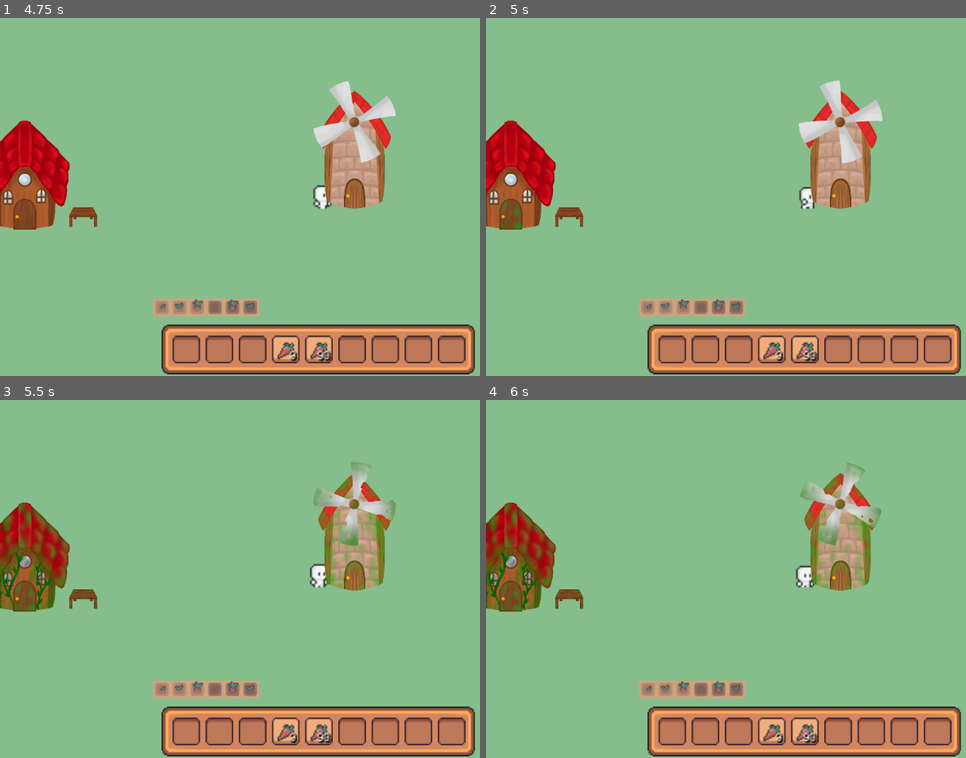
Above: before the commit, frames 1-4 (two rows, left to right).
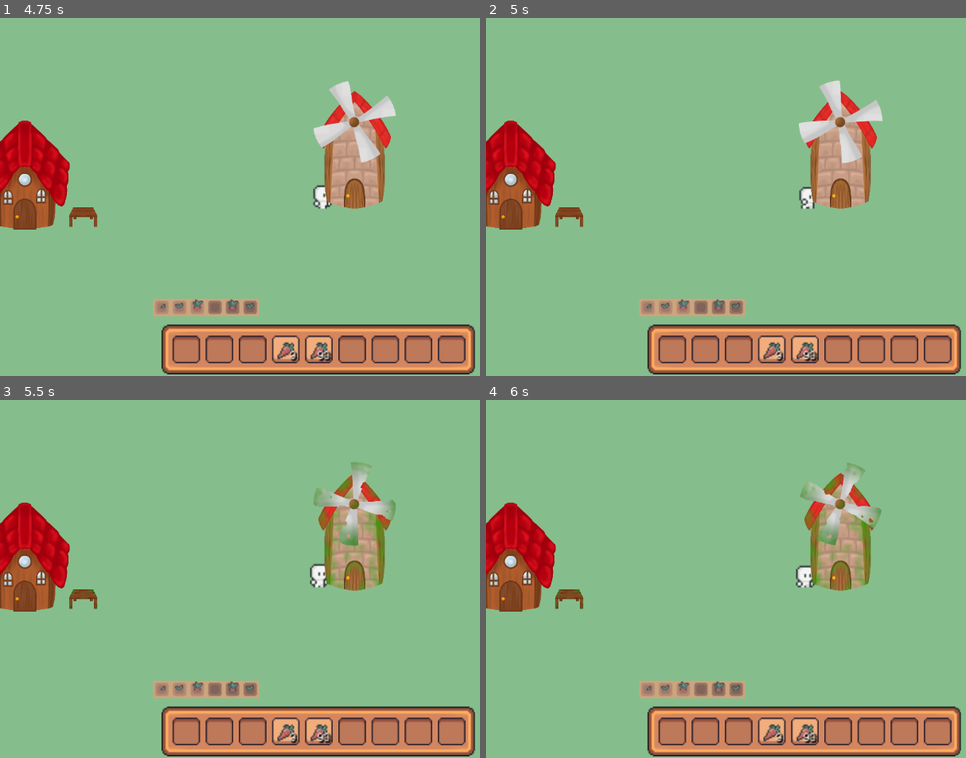
Above: after the commit, the same moments.

Repository: LaClimSx/Back-to-the-roots
Game: Godot game, scene res://Scenes/world.tscn
Two runs of this game, one before a commit and one after it. Both use one fixed random seed, a clock stepped at 60 frames per second and the inputs below.
Inputs (mouse positions are in pixels of both pictures, inside the frame that each line leads up to):
- Up to frame 1 (4.75 s): click (187, 350) at 0.5 s; click (220, 350) at 1.25 s; click (249, 350) at 2 s; click (283, 350) at 2.75 s; click (316, 350) at 3.5 s; move the mouse to (460, 179) at 4.27 s; hold Right (move_right) from 4.28 s (still down); hold Space (Interact) from 4.28 s (still down); tap R (Repair, bound only after the commit) at 4.55 s
- Up to frame 2 (5 s): keep holding Right (move_right); keep holding Space (Interact)
- Up to frame 3 (5.5 s): release Right (move_right) at 5 s; release Space (Interact) at 5 s; click (350, 732) at 5 s
- Up to frame 4 (6 s): click (870, 732) at 5.75 s

Frame 1 is identical in both runs. In frame 2, 0.1% of the frame differs, in the area x 2-8%, y 50-60%; in frame 3, 2.3%, in the area x 0-15%, y 28-60%; in frame 4, 2.3%.

Commit message:
debut interraction maison

Diff:
--- a/Scenes/house.tscn
+++ b/Scenes/house.tscn
@@ -1,10 +1,12 @@
-[gd_scene load_steps=10 format=3 uid="uid://dcouvu2n0fdiq"]
+[gd_scene load_steps=13 format=3 uid="uid://dcouvu2n0fdiq"]
 
 [ext_resource type="Texture2D" uid="uid://b6bqlyip7nsd8" path="res://Assets/Bâtiments/maison/Sans titre 41_20241016202109.png" id="1_e0h1k"]
 [ext_resource type="Script" path="res://Scripts/house.gd" id="1_gxx45"]
 [ext_resource type="PackedScene" uid="uid://v4ai3tyrasyh" path="res://Scenes/door.tscn" id="2_0qhl0"]
 [ext_resource type="Texture2D" uid="uid://dnuuo5g7tyrln" path="res://Assets/Bâtiments/maison/Sans titre 41_20241017180302.png" id="2_gfn0t"]
 [ext_resource type="Texture2D" uid="uid://qgmtrlnfdg" path="res://Assets/Bâtiments/maison/Sans titre 41_20241016203329.png" id="3_t8287"]
+[ext_resource type="PackedScene" uid="uid://ljyyhfin2fwg" path="res://Scenes/interract_label.tscn" id="6_4nr27"]
+[ext_resource type="PackedScene" uid="uid://duq7v03be7qs2" path="res://Scenes/repair_label.tscn" id="7_gmsw4"]
 
 [sub_resource type="AtlasTexture" id="AtlasTexture_iu676"]
 atlas = ExtResource("1_e0h1k")
@@ -45,6 +47,10 @@
 "speed": 5.0
 }]
 
+[sub_resource type="CapsuleShape2D" id="CapsuleShape2D_jtlgr"]
+radius = 173.333
+height = 346.667
+
 [node name="House" type="StaticBody2D"]
 scale = Vector2(0.15, 0.15)
 script = ExtResource("1_gxx45")
@@ -62,5 +68,32 @@
 [node name="Door" parent="." instance=ExtResource("2_0qhl0")]
 position = Vector2(26.6667, 246.667)
 
+[node name="Area2D" type="Area2D" parent="."]
+
+[node name="CollisionShape2D" type="CollisionShape2D" parent="Area2D"]
+position = Vector2(6.66667, 306.667)
+shape = SubResource("CapsuleShape2D_jtlgr")
+
+[node name="Interract Label" parent="." instance=ExtResource("6_4nr27")]
+offset_left = -246.667
+offset_top = -413.333
+offset_right = 242.333
+offset_bottom = -333.333
+theme_override_font_sizes/font_size = 40
+horizontal_alignment = 1
+vertical_alignment = 1
+structured_text_bidi_override_options = [null]
+
+[node name="Repair label" parent="." instance=ExtResource("7_gmsw4")]
+offset_left = -246.667
+offset_top = -446.667
+offset_right = 240.333
+offset_bottom = -391.667
+theme_override_font_sizes/font_size = 40
+horizontal_alignment = 1
+vertical_alignment = 1
+
 [connection signal="actual_health" from="." to="Door" method="_on_house_actual_health"]
 [connection signal="s_max_health" from="." to="Door" method="_on_house_s_max_health"]
+[connection signal="body_entered" from="Area2D" to="." method="_on_area_2d_body_entered"]
+[connection signal="body_exited" from="Area2D" to="." method="_on_area_2d_body_exited"]
--- /dev/null
+++ b/Scenes/interract_label.tscn
@@ -0,0 +1,6 @@
+[gd_scene format=3 uid="uid://ljyyhfin2fwg"]
+
+[node name="Interract Label" type="Label"]
+offset_right = 40.0
+offset_bottom = 23.0
+text = "Press \"space\" to interract"
--- /dev/null
+++ b/Scenes/repair_label.tscn
@@ -0,0 +1,6 @@
+[gd_scene format=3 uid="uid://duq7v03be7qs2"]
+
+[node name="Repair label" type="Label"]
+offset_right = 40.0
+offset_bottom = 23.0
+text = "Press R to repair"
--- a/Scripts/house.gd
+++ b/Scripts/house.gd
@@ -4,7 +4,7 @@
 signal s_max_health(mh: int)
 
 @export var max_health = 5000
-@export var loss_health_by_tic = 500
+@export var loss_health_by_tic = 10
 var health = max_health
 
 # Called when the node enters the scene tree for the first time.
@@ -12,6 +12,8 @@
 	emit_signal("s_max_health", max_health)
 	health = max_health
 	emit_signal("actual_health", health)
+	$"Interract Label".hide()
+	$"Repair label".hide()
 
 
 
@@ -21,6 +23,7 @@
 		$AnimatedSprite2D.play("maison_bon")
 	elif(health==0):
 		$AnimatedSprite2D.play("maison_cassé")
+		$"Interract Label".hide()
 	else:
 		$AnimatedSprite2D.play("maison_abimé")
 
@@ -28,3 +31,26 @@
 	health -= loss_health_by_tic
 	health = clamp(health, 0, max_health)
 	emit_signal("actual_health", health)
+
+
+
+func _on_area_2d_body_entered(body: Node2D) -> void:
+	if body.name == "Player" && health>0: #& tiens pas le marteau
+		$"Interract Label".show()
+		$"Repair label".show()
+		if Input.is_action_pressed("Interact"):
+			print("interractionnnn")
+		elif Input.is_action_pressed("Repair"):
+			print("repairrrr")
+	#elif body.name == "Player": #& tiens marteau
+	#	$"Repair label".show()
+		elif Input.is_action_pressed("Repair"):
+			print("repairrrr")
+
+
+
+
+
+func _on_area_2d_body_exited(body: Node2D) -> void:
+	$"Interract Label".hide()
+	$"Repair label".hide()
--- a/project.godot
+++ b/project.godot
@@ -71,6 +71,11 @@
 "events": [Object(InputEventKey,"resource_local_to_scene":false,"resource_name":"","device":-1,"window_id":0,"alt_press …(191 unchanged characters)…
 ]
 }
+Repair={
+"deadzone": 0.5,
+"events": [Object(InputEventKey,"resource_local_to_scene":false,"resource_name":"","device":-1,"window_id":0,"alt_pressed":false,"shift_pressed":false,"ctrl_pressed":false,"meta_pressed":false,"pressed":false,"keycode":0,"physical_keycode":82,"key_label":0,"unicode":114,"location":0,"echo":false,"script":null)
+]
+}
 
 [rendering]
 
